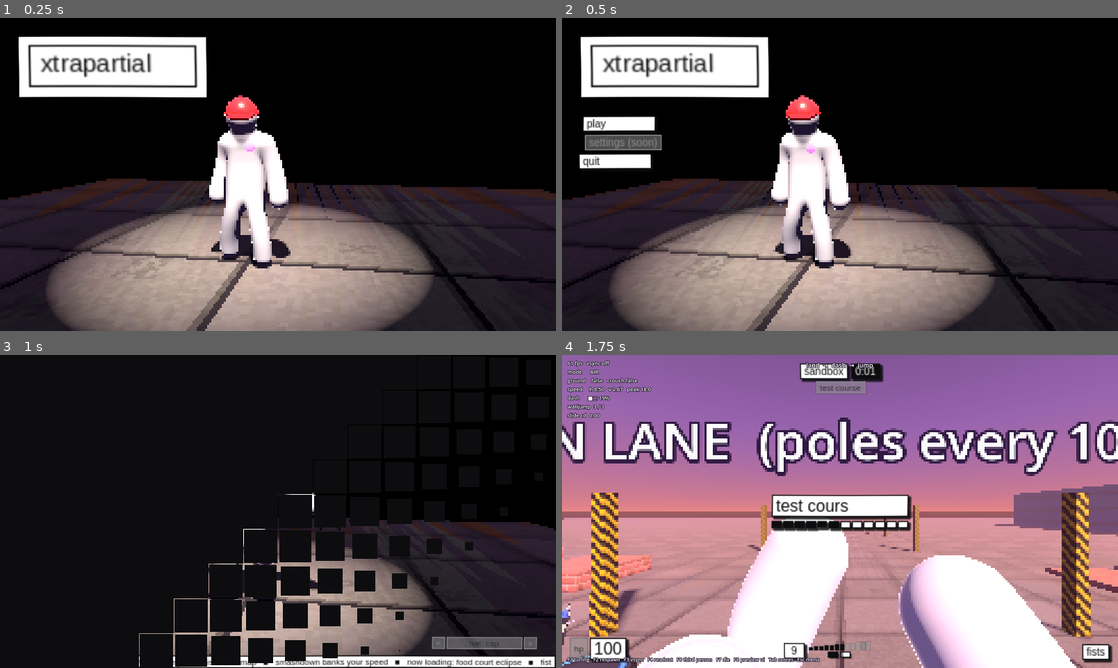
Above: before the commit, frames 1-4 (two rows, left to right).
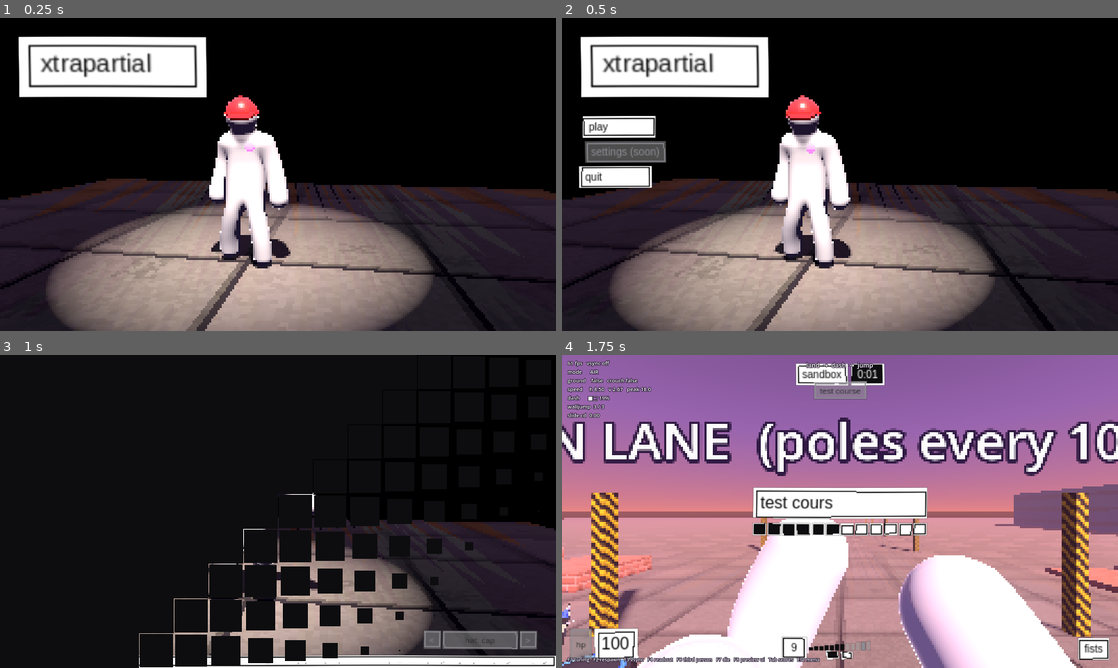
Above: after the commit, the same moments.

Repository: shrimpsooup2/xpl
Game: Godot game, scene res://scenes/main_menu.tscn
The game is run twice, just before and just after one commit, with the same random seed, the same clock (stepped at 60 frames per second) and the same inputs.
Inputs (mouse positions are in pixels of both pictures, inside the frame that each line leads up to):
- Up to frame 1 (0.25 s): no input
- Up to frame 2 (0.5 s): no input
- Up to frame 3 (1 s): click "play" at 0.5 s
- Up to frame 4 (1.75 s): move the mouse to (867, 511) at 1.27 s; hold W (move_forward) from 1.28 s (still down); hold Shift (dash) from 1.28 s (still down); tap Space (jump) at 1.52 s; click (867, 511) at 1.55 s

Frame 1 is identical in both runs. In frame 2, 2.6% of the frame differs, in the area x 3-19%, y 31-55%; in frame 3, 2.3%; in frame 4, 6.0%, in the area x 1-100%, y 2-99%.

Commit message:
UI boxes drawn like the logo: a crooked frame set in from a white card
Every box is now a PaperBox: a white card with a thin black frame set a
little inside its edge, so white shows all round the frame, like the
logo. Each box's margins, corners and frame lines are a touch off, seeded
per box so they stay put from frame to frame and when a box is restyled.
Inverted boxes are black inside the frame with the white card still
around it. Drop shadows are gone; a hovered button still lifts off one.
The ammo column, its count tag, the dash pips and the death caption get
the same look. The card margin grows with the text size.

Co-Authored-By: Claude Opus 5.5 <noreply@anthropic.com>
Claude-Session: https://claude.ai/code/session_01Tj9HxZHYVTVMQ6X4MXNMBu

Diff:
--- a/src/ui/ammo_meter.gd
+++ b/src/ui/ammo_meter.gd
@@ -31,6 +31,7 @@
 var _blink := 0.0
 var _grow: Tween
 var _roll: Tween
+var _hand := randi()  # Its cards' imperfections (PaperBox).
 
 
 static func height_for(rounds: int) -> float:
@@ -44,7 +45,7 @@
 func _init() -> void:
 	mouse_filter = Control.MOUSE_FILTER_IGNORE
 	size_flags_vertical = Control.SIZE_SHRINK_END
-	custom_minimum_size = Vector2(TAG_WIDTH + TAG_GAP + BAR_WIDTH + LofiUI.SHADOW.x, 0)
+	custom_minimum_size = Vector2(TAG_WIDTH + TAG_GAP + BAR_WIDTH + LofiUI.CARD_MARGIN, 0)
 
 
 ## A new gun: the column grows to its size and fills.
@@ -57,7 +58,7 @@
 		_roll.kill()
 	_shown = float(rounds)
 	var target := height_for(capacity)
-	custom_minimum_size.y = target + LofiUI.SHADOW.y
+	custom_minimum_size.y = target + LofiUI.CARD_MARGIN * 2.0
 	if _grow:
 		_grow.kill()
 	_height = 0.0
@@ -106,16 +107,15 @@
 func _draw() -> void:
 	if capacity <= 0 or _height < 1.0:
 		return
-	var bar := Rect2(TAG_WIDTH + TAG_GAP, size.y - LofiUI.SHADOW.y - _height, BAR_WIDTH, _height)
+	var bar := Rect2(TAG_WIDTH + TAG_GAP, size.y - LofiUI.CARD_MARGIN - _height, BAR_WIDTH, _height)
 	var inner := bar.grow(-0.5)
 	var low := is_low()
 	var empty := ammo == 0
 	var flashing := empty and fmod(Time.get_ticks_msec() / 1000.0, 0.5) < 0.25
 	var frame := LofiUI.ALERT if flashing or _blink > 0.5 else LofiUI.BLACK
 	var fill := LofiUI.ALERT if low else LofiUI.BLACK
-	# Shadow, box, fill from the bottom.
-	draw_rect(Rect2(bar.position + LofiUI.SHADOW, bar.size), Color(LofiUI.BLACK, 0.6))
-	draw_rect(bar, LofiUI.WHITE)
+	# A card like the logo's, the fill from the bottom, the frame over it.
+	PaperBox.draw_card(self, bar, _hand, LofiUI.CARD_MARGIN)
 	var level := _level(inner, _shown)
 	draw_rect(Rect2(inner.position.x, level, inner.size.x, inner.end.y - level), fill)
 	# Cells or notches.
@@ -128,7 +128,7 @@
 			var y := _level(inner, i)
 			draw_line(Vector2(inner.position.x, y), Vector2(inner.position.x + 2.0, y), LofiUI.GREY, 1.0)
 			draw_line(Vector2(inner.end.x - 2.0, y), Vector2(inner.end.x, y), LofiUI.GREY, 1.0)
-	draw_rect(bar, frame, false, 1.0)
+	PaperBox.draw_frame(self, bar, _hand, frame)
 	# Spent rounds pop off the top and fall away.
 	for p in _pops:
 		var t := p.y / POP_TIME
@@ -141,9 +141,10 @@
 	var text := str(ammo)
 	var font := LofiUI.FONT
 	var tag := Rect2(0, clampf(level - 5.0, bar.position.y - 2.0, bar.end.y - 11.0), TAG_WIDTH, 11)
-	draw_rect(Rect2(tag.position + Vector2(1, 1), tag.size), Color(LofiUI.BLACK, 0.5))
-	draw_rect(tag, LofiUI.ALERT if low else LofiUI.WHITE)
-	draw_rect(tag, LofiUI.BLACK, false, 1.0)
+	PaperBox.draw_card(self, tag, _hand + 2, 1.5)
+	if low:
+		draw_rect(tag, LofiUI.ALERT)
+	PaperBox.draw_frame(self, tag, _hand + 2)
 	var width := font.get_string_size(text, HORIZONTAL_ALIGNMENT_LEFT, -1, LofiUI.SMALL).x
 	draw_string(font, Vector2(tag.position.x + (tag.size.x - width) * 0.5, tag.position.y + 8.5), text,
 			HORIZONTAL_ALIGNMENT_LEFT, -1, LofiUI.SMALL, LofiUI.WHITE if low else LofiUI.BLACK)
--- a/src/ui/game_hud.gd
+++ b/src/ui/game_hud.gd
@@ -117,24 +117,25 @@
 		progress = new_progress
 		queue_redraw()
 
+	var _hand := randi()  # Their cards' imperfections (PaperBox).
+
 	func _draw() -> void:
 		var w := 9.0
-		var gap := 3.0
+		var gap := 5.0
 		var total := count * w + (count - 1) * gap
 		var x := (size.x - total) * 0.5
 		for i in count:
 			var r := Rect2(x + i * (w + gap), 0, w, 5)
 			var grow := (_bump[i] if i < _bump.size() else 0.0) * 2.0
 			r = r.grow(grow)
-			draw_rect(Rect2(r.position + LofiUI.SHADOW * 0.5, r.size), Color(LofiUI.BLACK, 0.6))
-			draw_rect(r, LofiUI.WHITE)
+			PaperBox.draw_card(self, r, _hand + i * 3, 1.5)
 			if i < charged:
 				draw_rect(r, LofiUI.BLACK)
 			elif i == charged:
 				draw_rect(Rect2(r.position, Vector2(r.size.x * progress, r.size.y)), LofiUI.GREY)
 			if i < _flash.size() and _flash[i] > 0.0:
 				draw_rect(r.grow(_flash[i] * 2.0), Color(LofiUI.WHITE, _flash[i]))
-			draw_rect(r, LofiUI.BLACK, false, 1.0)
+			PaperBox.draw_frame(self, r, _hand + i * 3)
 
 
 ## Speed as a row of cells that get taller left to right, like a volume
--- a/src/ui/lofi_label.gd
+++ b/src/ui/lofi_label.gd
@@ -1,10 +1,11 @@
 class_name LofiLabel
 extends TextureRect
-## Text in the logo's style: plain Arial-style type rendered tiny inside a
-## thin black frame, then shown blown up and blurry (GDD §13.2).
+## Text in the logo's style: plain Arial-style type rendered tiny on a white
+## card inside a thin, slightly crooked black frame (PaperBox), then shown
+## blown up and blurry (GDD §13.2).
 
 const FONT := preload("res://assets/fonts/LiberationSans-Regular.ttf")
-const PADDING := Vector2i(7, 3)
+const PADDING := Vector2i(9, 6)
 
 @export var text := "":
 	set(value):
@@ -33,15 +34,15 @@
 
 	_viewport = SubViewport.new()
 	_viewport.disable_3d = true
-	_viewport.transparent_bg = false
+	_viewport.transparent_bg = true
 	_viewport.render_target_update_mode = SubViewport.UPDATE_ALWAYS
 	add_child(_viewport)
 
 	_frame = Panel.new()
-	var style := StyleBoxFlat.new()
-	style.bg_color = Color.WHITE
-	style.border_color = Color.BLACK
-	style.set_border_width_all(1)
+	var style := PaperBox.new()
+	style.margin = 3.0
+	style.wobble = 0.8
+	style.hand = randi()
 	_frame.add_theme_stylebox_override(&"panel", style)
 	_viewport.add_child(_frame)
 
--- a/src/ui/lofi_ui.gd
+++ b/src/ui/lofi_ui.gd
@@ -1,9 +1,11 @@
 class_name LofiUI
 extends RefCounted
-## The UI style kit (GDD §13.1): plain lowercase Arial-style text in white
-## boxes with thin black frames and hard shadows, drawn on a small canvas and
-## blown up soft, like the logo. Inverted black boxes mark emphasis, hover,
-## and alerts. The only accents are heart pink and low-health red.
+## The UI style kit (GDD §13.1): plain lowercase Arial-style text on white
+## cards like the logo's, a thin black frame set in from the card's edge so
+## white shows all round it, drawn a little off by hand (PaperBox), on a small
+## canvas blown up soft. Inverted boxes (black inside the frame) mark
+## emphasis, hover, and alerts. The only accents are heart pink and
+## low-health red.
 ##
 ## The motion kit (GDD §13.5) lives here too: nothing just appears or
 ## vanishes. Boxes spring in, stamp down, type out, roll their numbers, and
@@ -25,8 +27,10 @@
 const BIG := 16
 const HUGE := 36
 
-## Hard drop shadow under every solid box, in canvas pixels.
+## Hard shadow under a lifted (hovered) button, and the custom-drawn HUD
+## parts' card margin, in canvas pixels.
 const SHADOW := Vector2(2, 2)
+const CARD_MARGIN := 2.0
 
 ## How much the UI moves on its own: sway, shakes, kicks, and the idle
 ## wobble all scale with this (ViewSettings.ui_motion). Things still come
@@ -48,12 +52,9 @@
 	t.default_font_size = NORMAL
 	t.set_color(&"font_color", &"Label", BLACK)
 	t.set_stylebox(&"panel", &"PanelContainer", stylebox(Style.NORMAL))
-	t.set_stylebox(&"normal", &"Button", stylebox(Style.NORMAL))
-	t.set_stylebox(&"hover", &"Button", _button_box(-1, 3))
-	t.set_stylebox(&"pressed", &"Button", _button_box(2, 0))
-	t.set_stylebox(&"hover_pressed", &"Button", _button_box(2, 0))
+	for state: StringName in [&"normal", &"hover", &"pressed", &"hover_pressed", &"disabled"]:
+		t.set_stylebox(state, &"Button", _button_box(state, 0))
 	t.set_stylebox(&"focus", &"Button", StyleBoxEmpty.new())
-	t.set_stylebox(&"disabled", &"Button", stylebox(Style.GHOST))
 	t.set_color(&"font_color", &"Button", BLACK)
 	t.set_color(&"font_hover_color", &"Button", WHITE)
 	t.set_color(&"font_pressed_color", &"Button", WHITE)
@@ -64,54 +65,44 @@
 	return t
 
 
-static func stylebox(style: Style) -> StyleBoxFlat:
-	var box := StyleBoxFlat.new()
-	box.set_border_width_all(1)
-	box.content_margin_left = 4
-	box.content_margin_right = 4
-	box.content_margin_top = 1
-	box.content_margin_bottom = 1
+## A card in `style` for text of `size`, drawn by `hand` (see PaperBox): the
+## same hand draws the same imperfections. White card, black frame; the
+## inside of the frame is black when inverted, pink or red for the heart and
+## alerts. Ghost boxes are a faint card with a grey frame.
+static func stylebox(style: Style, size := NORMAL, hand := 0, nudge := Vector2.ZERO) -> PaperBox:
+	var box := PaperBox.make(size, Vector2(3, 1), nudge)
+	box.hand = hand
 	match style:
-		Style.NORMAL:
-			box.bg_color = WHITE
-			box.border_color = BLACK
 		Style.INVERTED:
-			box.bg_color = BLACK
-			box.border_color = BLACK
+			box.fill = BLACK
 		Style.HEART:
-			box.bg_color = HEART
-			box.border_color = BLACK
+			box.fill = HEART
 		Style.ALERT:
-			box.bg_color = ALERT
-			box.border_color = BLACK
+			box.fill = ALERT
 		Style.GHOST:
-			box.bg_color = Color(1, 1, 1, 0.55)
-			box.border_color = GREY
-	if style != Style.GHOST:
-		box.shadow_color = Color(BLACK, 0.85)
-		box.shadow_size = 1
-		box.shadow_offset = SHADOW
+			box.paper = Color(1, 1, 1, 0.55)
+			box.fill = box.paper
+			box.frame = GREY
 	return box
 
 
-## Inverted button box moved by `shift` canvas pixels (negative lifts it off
-## its shadow, positive presses it in), text riding along. The hover box
-## also nudges the text right. Margins add up to the normal box's, so the
-## button never changes size.
-static func _button_box(shift: int, shadow: int) -> StyleBoxFlat:
-	var box := stylebox(Style.INVERTED)
-	box.expand_margin_left = -shift
-	box.expand_margin_top = -shift
-	box.expand_margin_right = shift
-	box.expand_margin_bottom = shift
-	var nudge := 3 if shift < 0 else shift
-	box.content_margin_left = 4 + nudge
-	box.content_margin_right = 4 - nudge
-	box.content_margin_top = 1 + clampi(shift, 0, 1)
-	box.content_margin_bottom = 1 - clampi(shift, 0, 1)
-	box.shadow_offset = Vector2(shadow, shadow)
-	box.shadow_size = 1 if shadow > 0 else 0
-	return box
+## A button's box in `state`, drawn by `hand`. Hovered it inverts and lifts
+## off a shadow, its text sliding right; pressed it sinks in. The margins
+## always add up to the normal box's, so the button never changes size.
+static func _button_box(state: StringName, hand: int) -> PaperBox:
+	match state:
+		&"hover":
+			var box := stylebox(Style.INVERTED, NORMAL, hand, Vector2(3, 0))
+			box.shift = -Vector2.ONE
+			box.shadow = SHADOW.x + 1.0
+			return box
+		&"pressed", &"hover_pressed":
+			var box := stylebox(Style.INVERTED, NORMAL, hand, Vector2(2, 1))
+			box.shift = Vector2.ONE
+			return box
+		&"disabled":
+			return stylebox(Style.GHOST, NORMAL, hand)
+	return stylebox(Style.NORMAL, NORMAL, hand)
 
 
 static func text_color(style: Style) -> Color:
@@ -128,6 +119,7 @@
 	# Typing out text keeps the box at its full size.
 	label.visible_characters_behavior = TextServer.VC_CHARS_AFTER_SHAPING
 	panel.add_child(label)
+	panel.set_meta(&"size", size)
 	restyle(panel, style)
 	return panel
 
@@ -140,9 +132,12 @@
 	label_of(panel).text = text
 
 
+## Puts a box in `style`. The box keeps its hand, so it stays the same shape.
 static func restyle(panel: PanelContainer, style: Style) -> void:
 	panel.set_meta(&"style", style)
-	panel.add_theme_stylebox_override(&"panel", stylebox(style))
+	if not panel.has_meta(&"hand"):
+		panel.set_meta(&"hand", randi())
+	panel.add_theme_stylebox_override(&"panel", stylebox(style, panel.get_meta(&"size", NORMAL), panel.get_meta(&"hand")))
 	label_of(panel).add_theme_color_override(&"font_color", text_color(style))
 
 
@@ -150,12 +145,15 @@
 	return panel.get_meta(&"style", Style.NORMAL) as Style
 
 
-## A text button in the house style: lifts off its shadow on hover, presses
-## in on click.
+## A text button in the house style, drawn by its own hand: inverts and
+## lifts off a shadow on hover, presses in on click.
 static func button(text: String, on_pressed: Callable) -> Button:
 	var b := Button.new()
 	b.text = text
 	b.alignment = HORIZONTAL_ALIGNMENT_LEFT
+	var hand := randi()
+	for state: StringName in [&"normal", &"hover", &"pressed", &"hover_pressed", &"disabled"]:
+		b.add_theme_stylebox_override(state, _button_box(state, hand))
 	b.pressed.connect(on_pressed)
 	b.mouse_entered.connect(func() -> void:
 		if not b.disabled:
--- a/src/ui/main_menu.gd
+++ b/src/ui/main_menu.gd
@@ -198,7 +198,7 @@
 func _build_hat_picker() -> HBoxContainer:
 	var row := HBoxContainer.new()
 	row.add_theme_constant_override(&"separation", 1)
-	var ghost := LofiUI.stylebox(LofiUI.Style.GHOST)
+	var ghost := LofiUI.stylebox(LofiUI.Style.GHOST, LofiUI.SMALL, randi())
 	for by in [-1, 1]:
 		var arrow := LofiUI.button("<" if by < 0 else ">", cycle_hat.bind(by))
 		arrow.add_theme_font_size_override(&"font_size", LofiUI.SMALL)
--- /dev/null
+++ b/src/ui/paper_box.gd
@@ -0,0 +1,88 @@
+class_name PaperBox
+extends StyleBox
+## A box drawn like the logo: a white card with a thin black frame set a
+## little inside its edge, so white shows all round the frame. Drawn by
+## hand, not ruled: each box's margins, corners and frame lines are a touch
+## off, differently for every box (from `hand`) and the same every frame.
+
+## The card, the inside of the frame, and the frame.
+var paper := Color.WHITE
+var fill := Color.WHITE
+var frame := Color.BLACK
+## White showing around the frame, canvas pixels (each side varies from it).
+var margin := 2.0
+## How far the frame's corners and the card's stray from true, canvas pixels.
+var wobble := 0.7
+## Moves the whole box (a button lifting off, or pressing in).
+var shift := Vector2.ZERO
+## A hard shadow under the card, this far down and right (0: none).
+var shadow := 0.0
+## Which hand drew it: the seed for its imperfections.
+var hand := 0
+
+
+## A card for text of about `font_size`: the margin grows with the text, and
+## `padding` is the room between the frame and the text. `nudge` moves the
+## text (a hovered button's text slides with it).
+static func make(font_size: int, padding := Vector2(3, 1), nudge := Vector2.ZERO) -> PaperBox:
+	var box := PaperBox.new()
+	box.margin = clampf(font_size * 0.2, 1.5, 8.0)
+	box.wobble = clampf(font_size * 0.07, 0.5, 2.0)
+	var side := box.margin + 1.0
+	box.content_margin_left = side + padding.x + nudge.x
+	box.content_margin_right = side + padding.x - nudge.x
+	box.content_margin_top = side + padding.y + nudge.y
+	box.content_margin_bottom = side + padding.y - nudge.y
+	return box
+
+
+func _draw(to_canvas_item: RID, rect: Rect2) -> void:
+	var rng := RandomNumberGenerator.new()
+	rng.seed = hand
+	rect.position += shift
+	var card := _corners(rect, rng, wobble * 0.6)
+	# The frame sits in from each edge by a different amount.
+	var inset := rect.grow_individual(-margin * rng.randf_range(0.6, 1.4), -margin * rng.randf_range(0.6, 1.4),
+			-margin * rng.randf_range(0.6, 1.4), -margin * rng.randf_range(0.6, 1.4))
+	var inner := _corners(inset, rng, wobble)
+	if shadow > 0.0:
+		var under := PackedVector2Array()
+		for p in card:
+			under.append(p + Vector2(shadow, shadow))
+		RenderingServer.canvas_item_add_polygon(to_canvas_item, under, [Color(LofiUI.BLACK, 0.85)])
+	RenderingServer.canvas_item_add_polygon(to_canvas_item, card, [paper])
+	if fill != paper:
+		RenderingServer.canvas_item_add_polygon(to_canvas_item, inner, [fill])
+	var line := inner.duplicate()
+	line.append(inner[0])
+	RenderingServer.canvas_item_add_polyline(to_canvas_item, line, [frame], 1.0)
+
+
+## `r`'s corners (clockwise from top left) nudged by up to `amount`, the
+## same way every time for the same `hand`: for custom-drawn parts.
+static func wobbly(r: Rect2, hand: int, amount: float) -> PackedVector2Array:
+	var rng := RandomNumberGenerator.new()
+	rng.seed = hand
+	return _corners(r, rng, amount)
+
+
+## Draws the white card for a custom-drawn box whose frame sits on
+## `frame_rect`, reaching `margin` past it. Draw what goes inside next, then
+## draw_frame().
+static func draw_card(item: CanvasItem, frame_rect: Rect2, hand: int, margin := 2.0) -> void:
+	item.draw_colored_polygon(wobbly(frame_rect.grow(margin), hand, margin * 0.3), Color.WHITE)
+
+
+## The crooked frame line for draw_card(), drawn last so fills stay inside.
+static func draw_frame(item: CanvasItem, frame_rect: Rect2, hand: int, color := Color.BLACK) -> void:
+	var line := wobbly(frame_rect, hand + 1, 0.4)
+	line.append(line[0])
+	item.draw_polyline(line, color, 1.0)
+
+
+## The rect's corners (clockwise from top left), each nudged a little.
+static func _corners(r: Rect2, rng: RandomNumberGenerator, amount: float) -> PackedVector2Array:
+	var out := PackedVector2Array()
+	for p in [r.position, Vector2(r.end.x, r.position.y), r.end, Vector2(r.position.x, r.end.y)]:
+		out.append(p + Vector2(rng.randf_range(-amount, amount), rng.randf_range(-amount, amount)))
+	return out
--- a/tests/ui_tests.gd
+++ b/tests/ui_tests.gd
@@ -373,3 +373,28 @@
 	await frames(2)
 	check(ui.crosshair._mark_color == LofiUI.HEART, "a heartshot marker")
 	check(ui.hud._killfeed.get_child_count() == 1, "and a killfeed line")
+
+
+func test_boxes_are_drawn_like_the_logo() -> void:
+	var a := LofiUI.box("hi")
+	var style := a.get_theme_stylebox(&"panel") as PaperBox
+	check(style != null, "boxes are paper cards")
+	check(style.paper == Color.WHITE and style.frame == Color.BLACK, "a white card with a black frame")
+	check(style.content_margin_left > style.margin * 1.4 + 1.0 and style.content_margin_top > style.margin * 1.4 + 1.0,
+			"the text sits inside the frame, which sits inside the card")
+	LofiUI.restyle(a, LofiUI.Style.INVERTED)
+	var inverted := a.get_theme_stylebox(&"panel") as PaperBox
+	check(inverted.fill == LofiUI.BLACK and inverted.paper == Color.WHITE, "inverted: black inside the frame, the card still white around it")
+	check(inverted.hand == style.hand, "restyling keeps the box's shape")
+	var b := LofiUI.box("hi")
+	check((b.get_theme_stylebox(&"panel") as PaperBox).hand != style.hand, "each box is a little off in its own way")
+	var big := LofiUI.box("x", LofiUI.HUGE)
+	check((big.get_theme_stylebox(&"panel") as PaperBox).margin > style.margin, "bigger text, more card around the frame")
+	var button := LofiUI.button("go", func() -> void: pass)
+	var hover := button.get_theme_stylebox(&"hover") as PaperBox
+	var normal := button.get_theme_stylebox(&"normal") as PaperBox
+	check(hover.hand == normal.hand and hover.fill == LofiUI.BLACK and hover.shadow > 0.0, "a hovered button inverts and lifts, same shape")
+	check(is_equal_approx(hover.content_margin_left + hover.content_margin_right, normal.content_margin_left + normal.content_margin_right),
+			"and doesn't change size")
+	for n: Node in [a, b, big, button]:
+		n.free()
Not shown, added: src/ui/paper_box.gd.uid
Not shown, changed: docs/GDD.md
